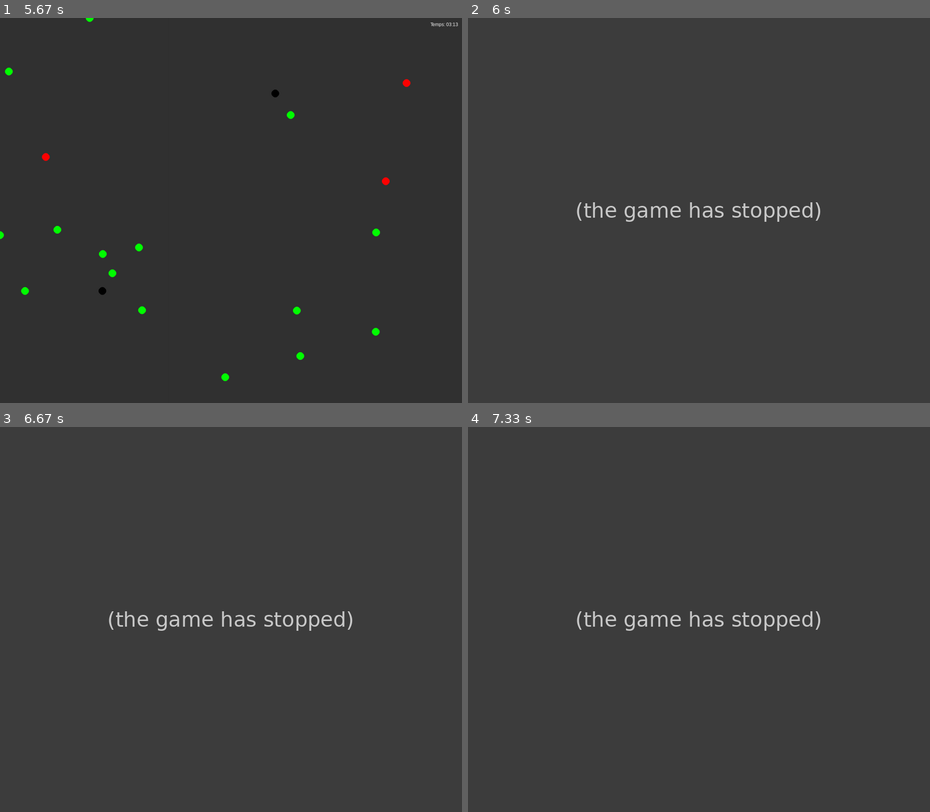
Above: before the commit, frames 1-4 (two rows, left to right).
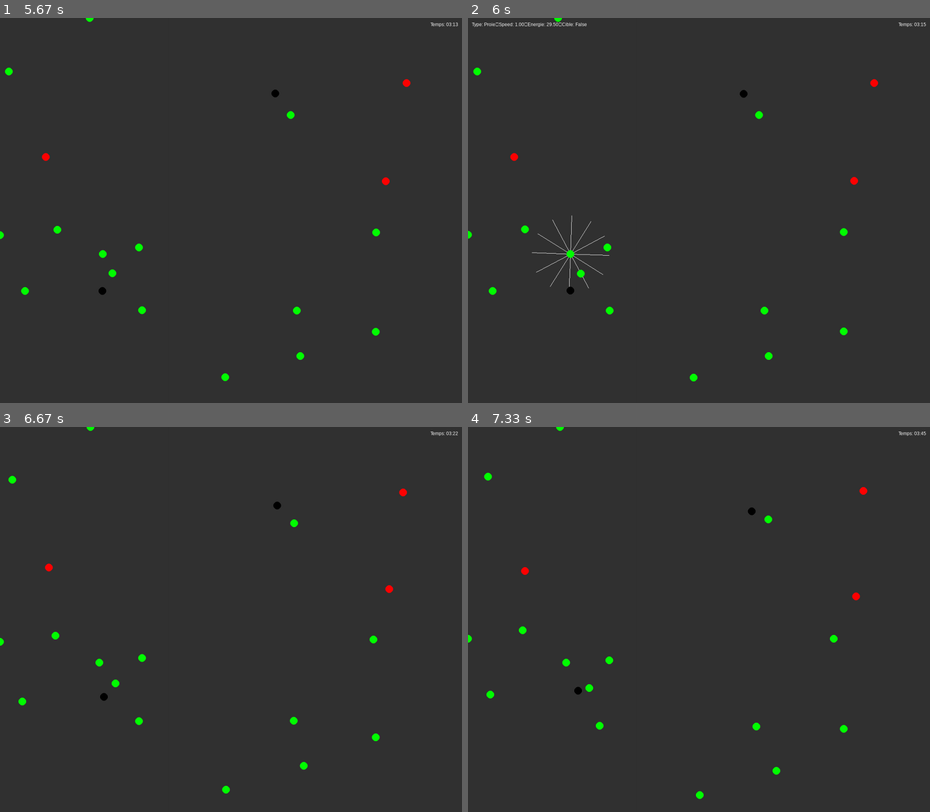
Above: after the commit, the same moments.

Repository: Florian-DELRIEU/IA-PreyPredators
Game: pygame game, started from main.py
Two runs of this game, one before a commit and one after it. Both use one fixed random seed, a clock stepped at 60 frames per second and the inputs below.
Inputs (mouse positions are in pixels of both pictures, inside the frame that each line leads up to):
- Up to frame 1 (5.67 s): tap Space at 0.33, 0.73, 1.03, 1.23, 1.57, 1.87, 2.07, 2.37, 2.63, 2.97, 3.27, 3.4, 3.8, 4.1, 4.47, 4.87, 5.17, 5.37 s
- Up to frame 2 (6 s): tap Space at 5.67 s; click (569, 252) at 5.85 s
- Up to frame 3 (6.67 s): click (97, 596) at 6.18 s; tap Space at 6.53 s
- Up to frame 4 (7.33 s): tap Space at 6.87, 7.17 s

Frame 1 is identical in both runs. In frame 2, 1.6% of the frame differs, in the area x 0-100%, y 0-95%; in frame 3, 1.3%; in frame 4, 1.3%.
Error before the commit: AttributeError: 'blob' object has no attribute 'generation' (main.py line 42); the game stopped at 5.85 s (later frames are placeholders)

Commit message:
[1.7] - fix text

Diff:
--- a/main.py
+++ b/main.py
@@ -39,7 +39,6 @@
 
     if selected_blob:
         info_text = f"Type: {'Prédateur' if selected_blob.is_predator else 'Proie'}\n" \
-                    f"Generation: {selected_blob.generation:.2f}\n" \
                     f"Speed: {selected_blob.speed:.2f}\n" \
                     f"Energie: {selected_blob.energy:.2f}\n" \
                     f"Cible: {'True' if selected_blob.target else 'False'}"
